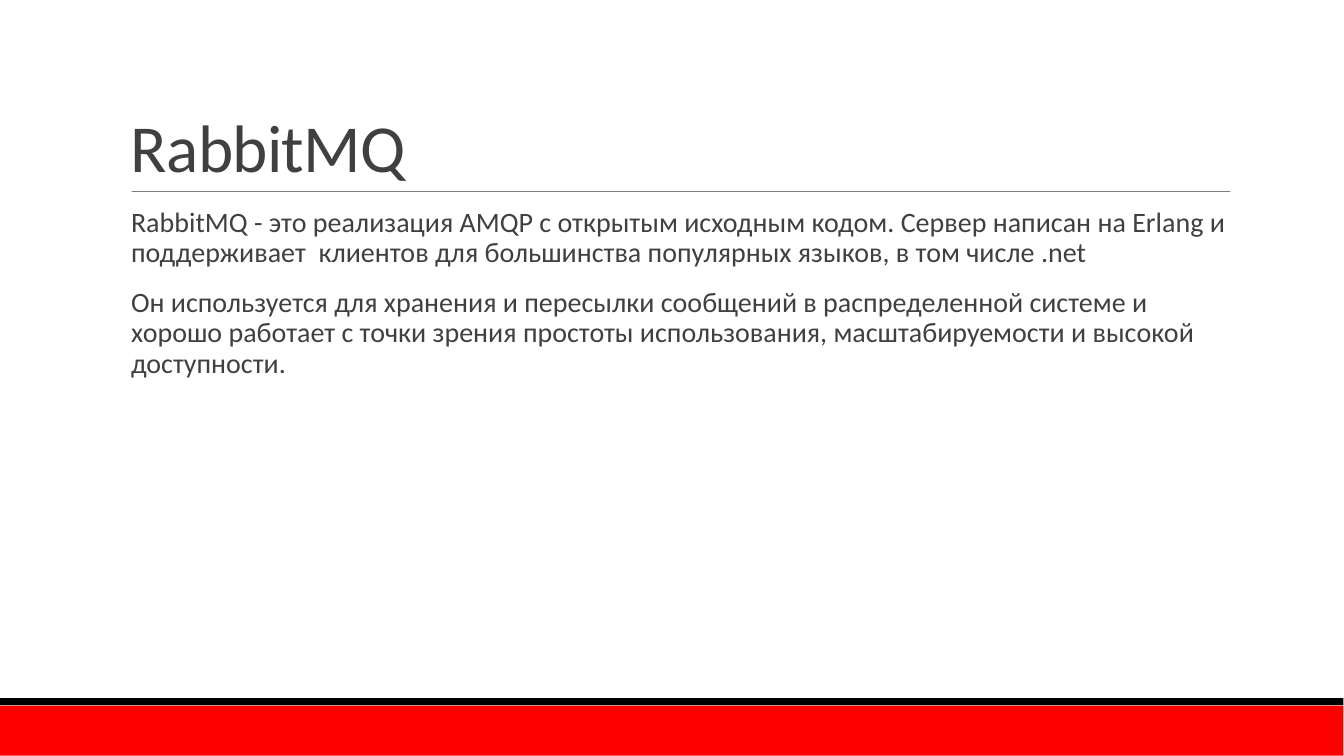
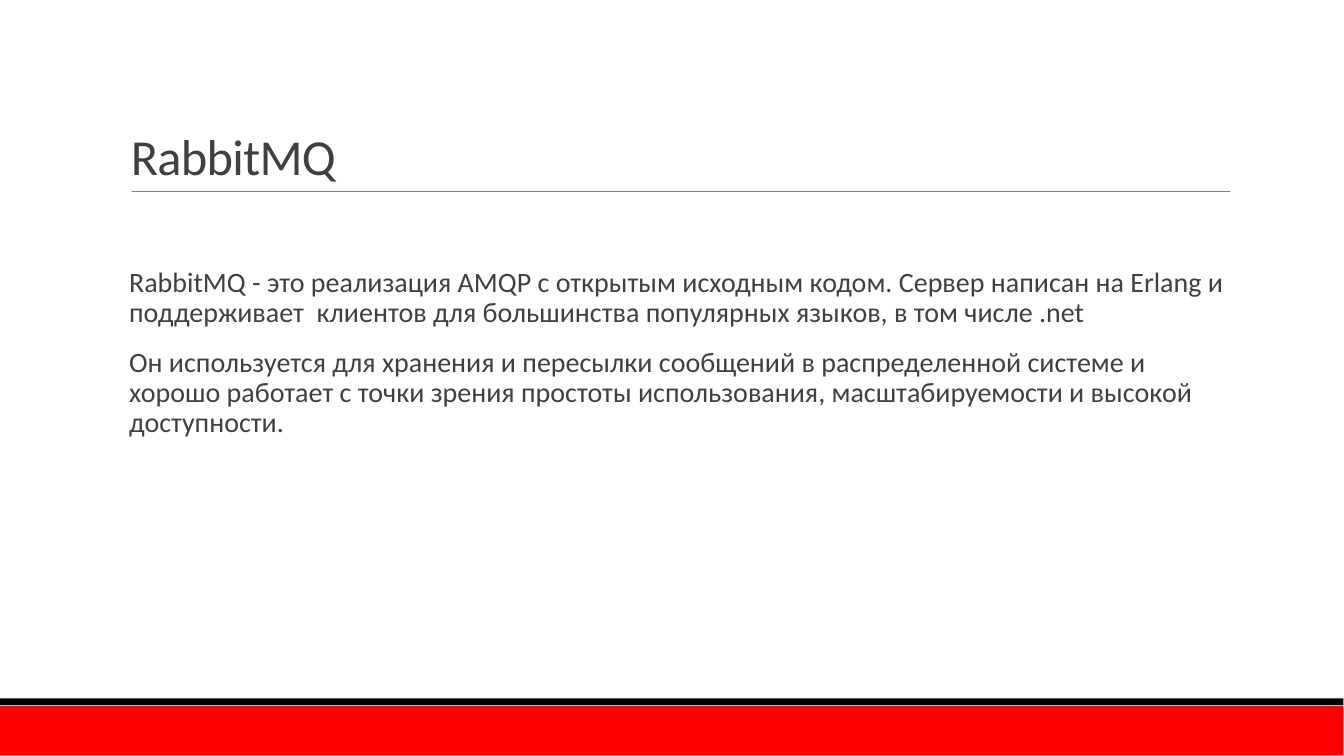
Before and after one commit to TurCons/DisconfRabbitMq, a slide deck: slide 8 of presentation/RabbitMQ.pptx (slide 9 before the commit). Drawn at 1344x756 pixels with LibreOffice and Linux fonts; fonts in the diff are those of the drawing; background and template pictures are left out. Boxes give left, top, right and bottom in pixels: in the first picture for what was removed or moved away, otherwise in the second. Text is boxed around its words. In the diff, an @@ line names an element or a change of style, - is before the commit and + after.

```diff
--- a/presentation/RabbitMQ.pptx
+++ b/presentation/RabbitMQ.pptx
@@ title "RabbitMQ" at (131,140,336,182): size 48 to 36 pt @@
@@ text "RabbitMQ - это реализация AMQP ...": place and size @@
-text "RabbitMQ - это реализация AMQP ..." at (131,212,1225,378)
+text "RabbitMQ - это реализация AMQP ..." at (129,272,1223,437)
```
Also in this commit, not shown: 8 other slides changed, 3 slides added, 4 slides removed, 1 other file.
